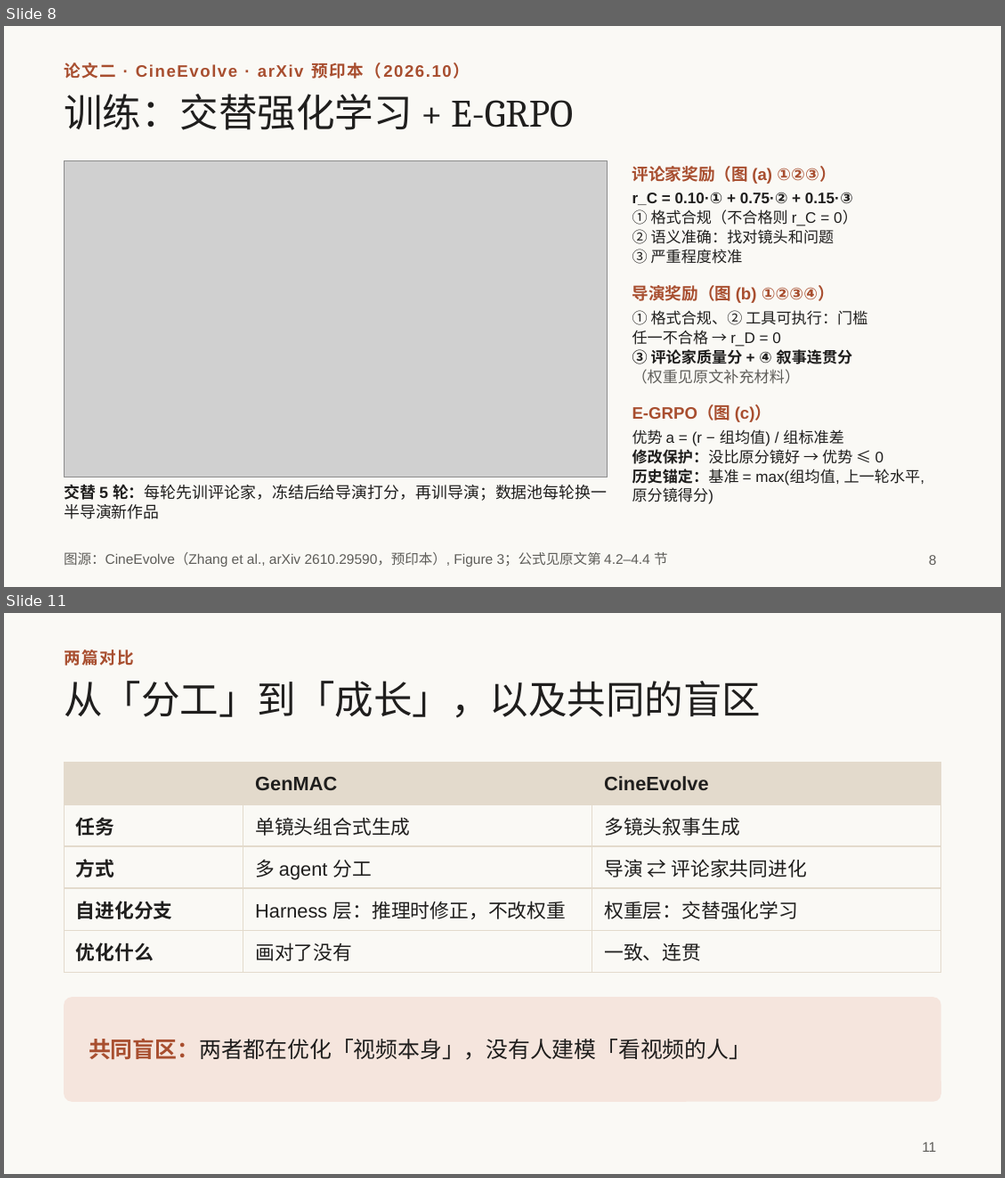
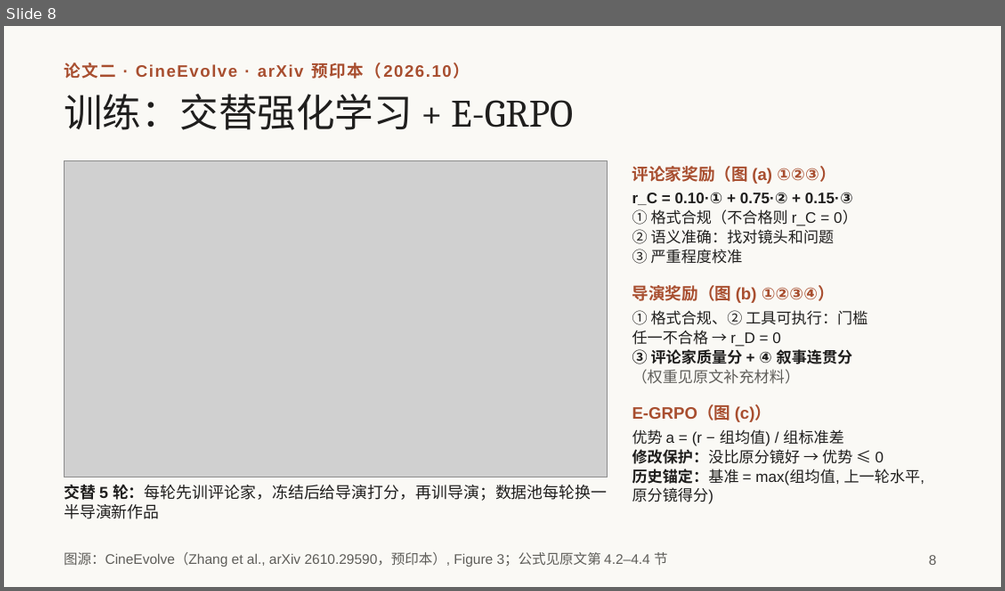
Before and after one commit to irving-2222/ICML, a slide deck: talk/研究分享_从多智能体协作到自进化.pptx. Shown one above the other, each under a label of ours: slides 8 and 11 before the commit, slide 8 after it; the slides between them are not shown. The pictures are 1005x1178 and 1005x591 pixels, drawn with LibreOffice and Linux fonts; fonts in the diff are those of the drawing; grey boxes stand for pictures. Boxes give left, top, right and bottom in pixels: in the first picture for what was removed or moved away, otherwise in the second. Text is boxed around its words. In the diff, an @@ line names an element or a change of style, - is before the commit and + after.

```diff
--- a/talk/研究分享_从多智能体协作到自进化.pptx
+++ b/talk/研究分享_从多智能体协作到自进化.pptx
@@ slide 11 removed at (x1=4, y1=613, x2=1001, y2=1174), background #FAF9F5 @@
@@ text removed at (x1=64, y1=649, x2=134, y2=666) @@
-两篇对比
@@ title removed at (x1=64, y1=681, x2=760, y2=718) @@
-从「分工」到「成长」，以及共同的盲区
@@ table removed at (x1=64, y1=763, x2=941, y2=965), 5 rows, 3 columns @@
- | GenMAC | CineEvolve
-任务 | 单镜头组合式生成 | 多镜头叙事生成
-方式 | 多 agent 分工 | 导演 ⇄ 评论家共同进化
-自进化分支 | Harness 层：推理时修正，不改权重 | 权重层：交替强化学习
-优化什么 | 画对了没有 | 一致、连贯
@@ rounded rectangle removed at (x1=64, y1=997, x2=941, y2=1102) @@
@@ text removed at (x1=89, y1=1038, x2=751, y2=1060) @@
-共同盲区：两者都在优化「视频本身」，没有人建模「看视频的人」
@@ page number removed at (x1=922, y1=1142, x2=936, y2=1151) @@
-11
```
Also in this commit, not shown: 6 slides changed, 3 slides added, 3 other slides removed, 1 other file.
